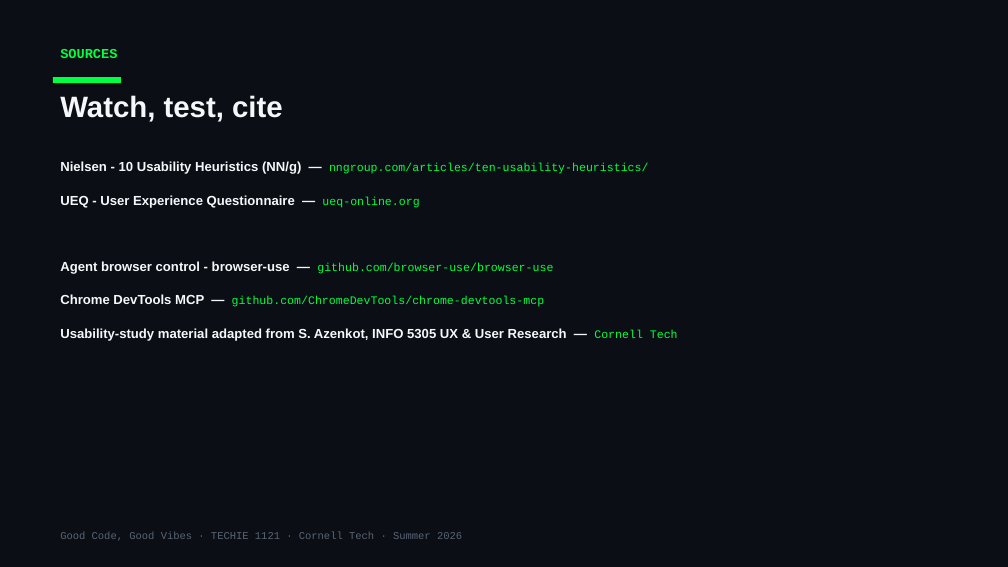
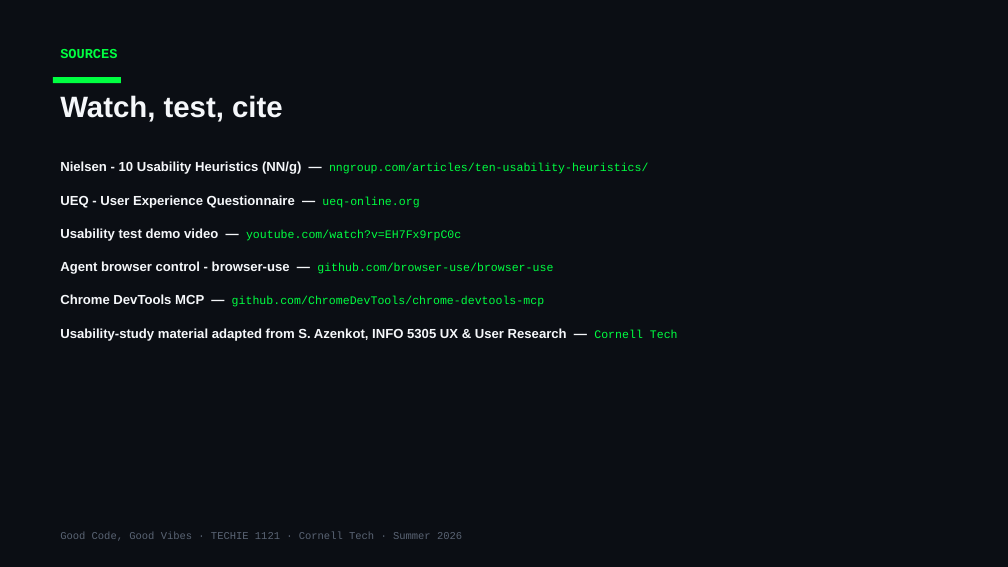
Before and after one commit to Cornell-Tech-Vibe-Coding-Summer-2026/website, a slide deck: slide 15 of slides/Week3-Mon-User-Testing-I.pptx (slide 36 before the commit). Drawn at 1008x567 pixels with LibreOffice and Linux fonts; fonts in the diff are those of the drawing. Boxes give left, top, right and bottom in pixels: in the first picture for what was removed or moved away, otherwise in the second. Text is boxed around its words. In the diff, an @@ line names an element or a change of style, - is before the commit and + after.

```diff
--- a/slides/Week3-Mon-User-Testing-I.pptx
+++ b/slides/Week3-Mon-User-Testing-I.pptx
@@ text added at bbox=[60, 228, 461, 241], 11 pt, text #00FF41 @@
+Usability test demo video — youtube.com/watch?v=EH7Fx9rpC0c
```
Also in this commit, not shown: 13 other slides changed, 2 slides added, 21 slides removed, 4 other files.
